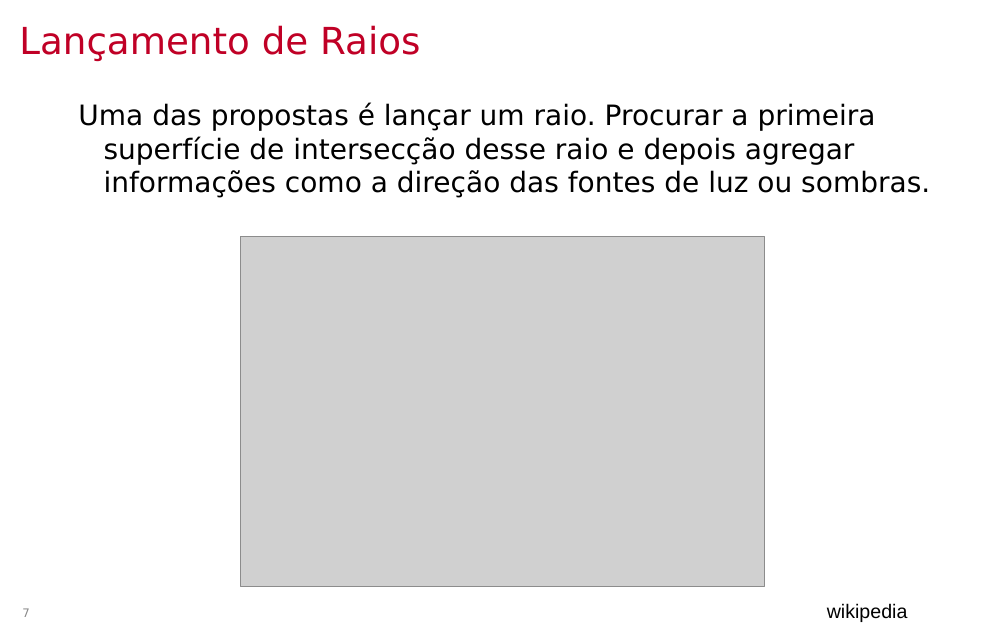
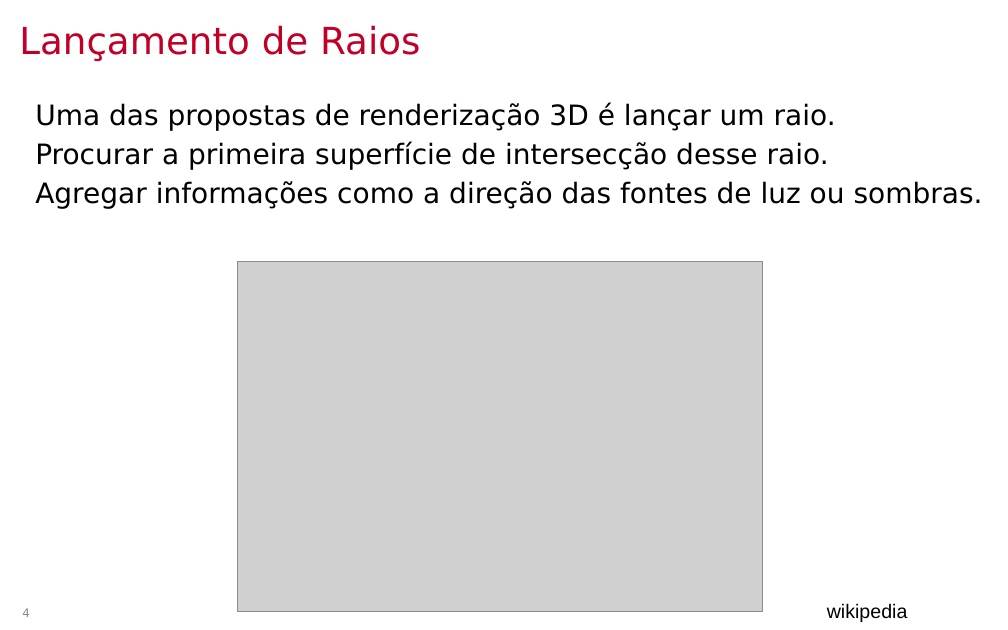
Before and after one commit to lpsoares/ComputacaoGrafica, a slide deck: slide 4 of content/aulas/23-ray_marching/aula23_ray_marching.pptx (slide 7 before the commit). Drawn at 1008x630 pixels with LibreOffice and Linux fonts; fonts in the diff are those of the drawing; grey boxes stand for pictures; background and template pictures are left out. Boxes give left, top, right and bottom in pixels: in the first picture for what was removed or moved away, otherwise in the second. Text is boxed around its words. In the diff, an @@ line names an element or a change of style, - is before the commit and + after.

```diff
--- a/content/aulas/23-ray_marching/aula23_ray_marching.pptx
+++ b/content/aulas/23-ray_marching/aula23_ray_marching.pptx
@@ text at (x1=35, y1=103, x2=983, y2=209): text changed @@
-Uma das propostas é lançar um raio. Procurar a primeira superfície de intersecção desse raio e depois agregar informações como a direção das fontes de luz ou sombras.
+Uma das propostas de renderização 3D é lançar um raio.
+Procurar a primeira superfície de intersecção desse raio.
+Agregar informações como a direção das fontes de luz ou sombras.
@@ picture moved from (x1=241, y1=237, x2=765, y2=587) to (x1=238, y1=261, x2=762, y2=611) @@
@@ page number at (x1=22, y1=608, x2=29, y2=617): text changed @@
-7
+4
```
Also in this commit, not shown: 15 other slides changed, 20 slides added, 12 slides removed, 3 other files.
